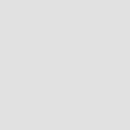
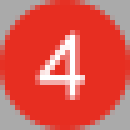
Comparing the layer stacks of the two 130px x 130px images. Changes:
moved "图层 0" above "图层 2" over bbox(0, 0, 130, 130)
added layer "图层 2" above "图层 1" over bbox(0, 0, 130, 130)
